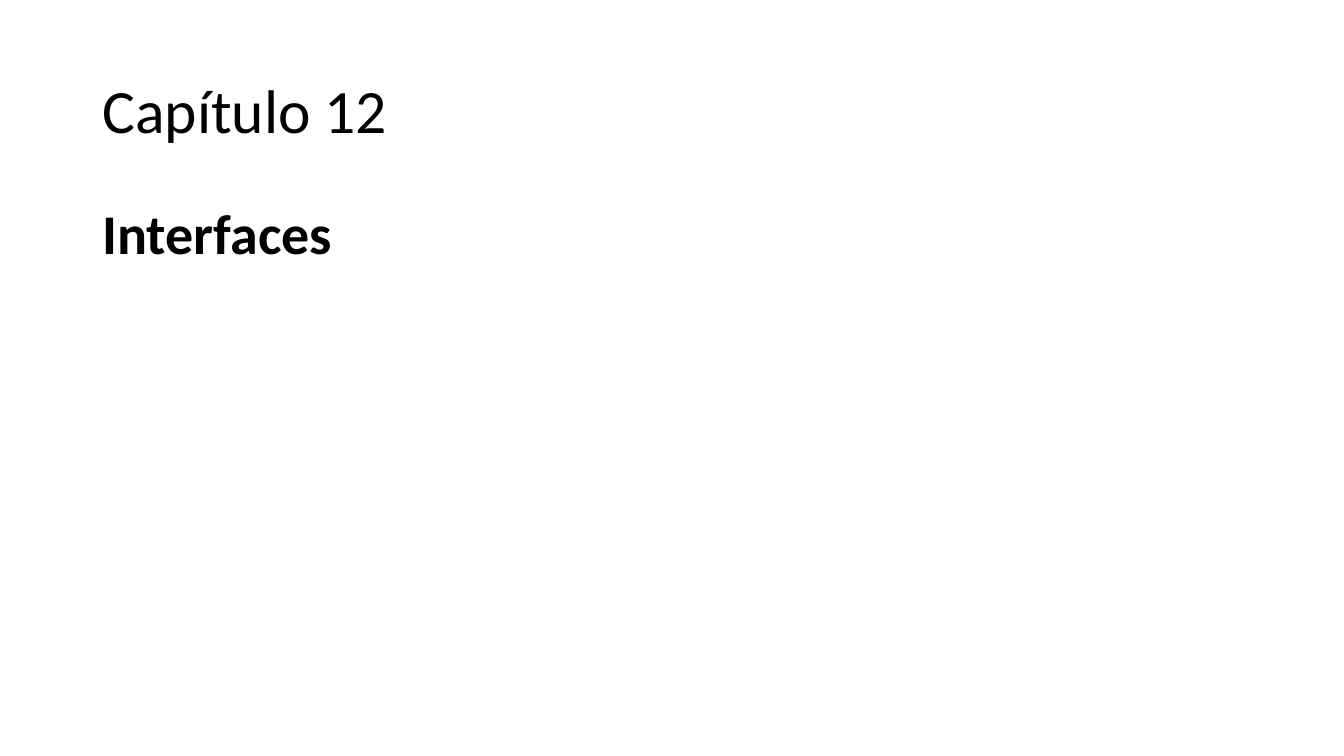
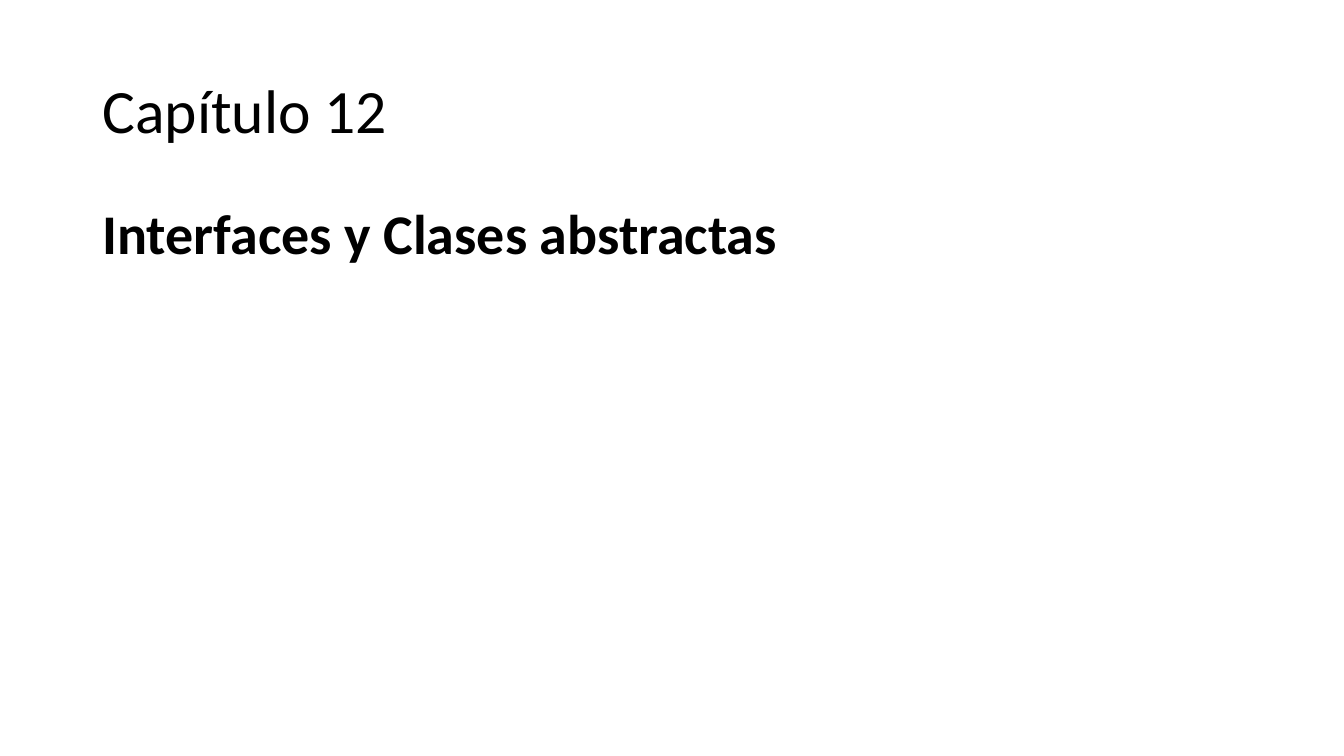
Before and after one commit to AlbertOsinaga/CursoCSharp__8, a slide deck: slide 178 of CSharpQuickReferencia.pptx (slide 177 before the commit). Drawn at 1344x756 pixels with LibreOffice and Linux fonts; fonts in the diff are those of the drawing. Boxes give left, top, right and bottom in pixels: in the first picture for what was removed or moved away, otherwise in the second. Text is boxed around its words. In the diff, an @@ line names an element or a change of style, - is before the commit and + after.

Commit message:
V 2020 05 05 PPT CQR 185 slides

```diff
--- a/CSharpQuickReferencia.pptx
+++ b/CSharpQuickReferencia.pptx
@@ text at (102,214,777,263): text changed @@
-Interfaces
+Interfaces y Clases abstractas
```
Also in this commit, not shown: 4 slides added.
